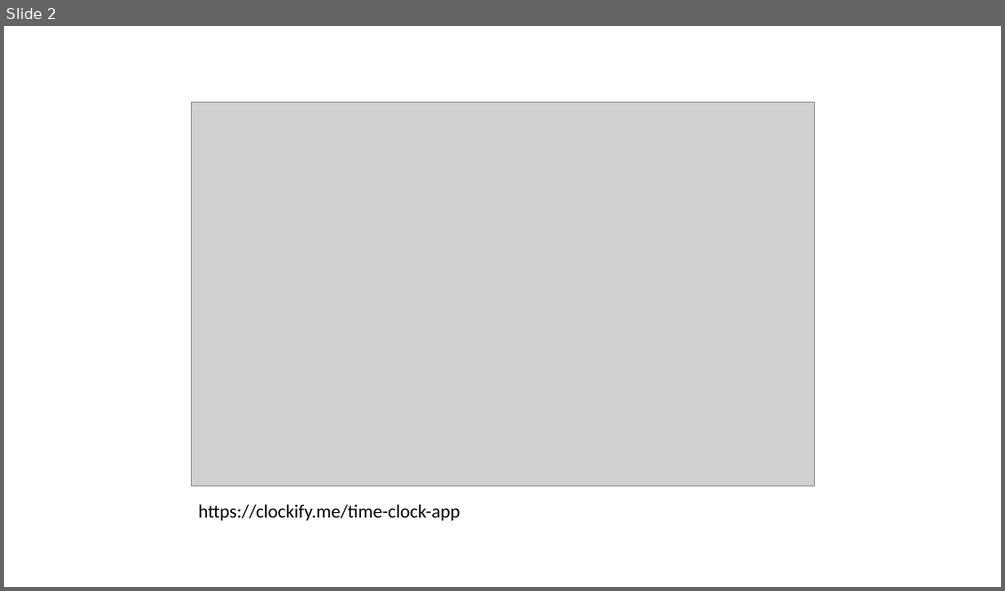
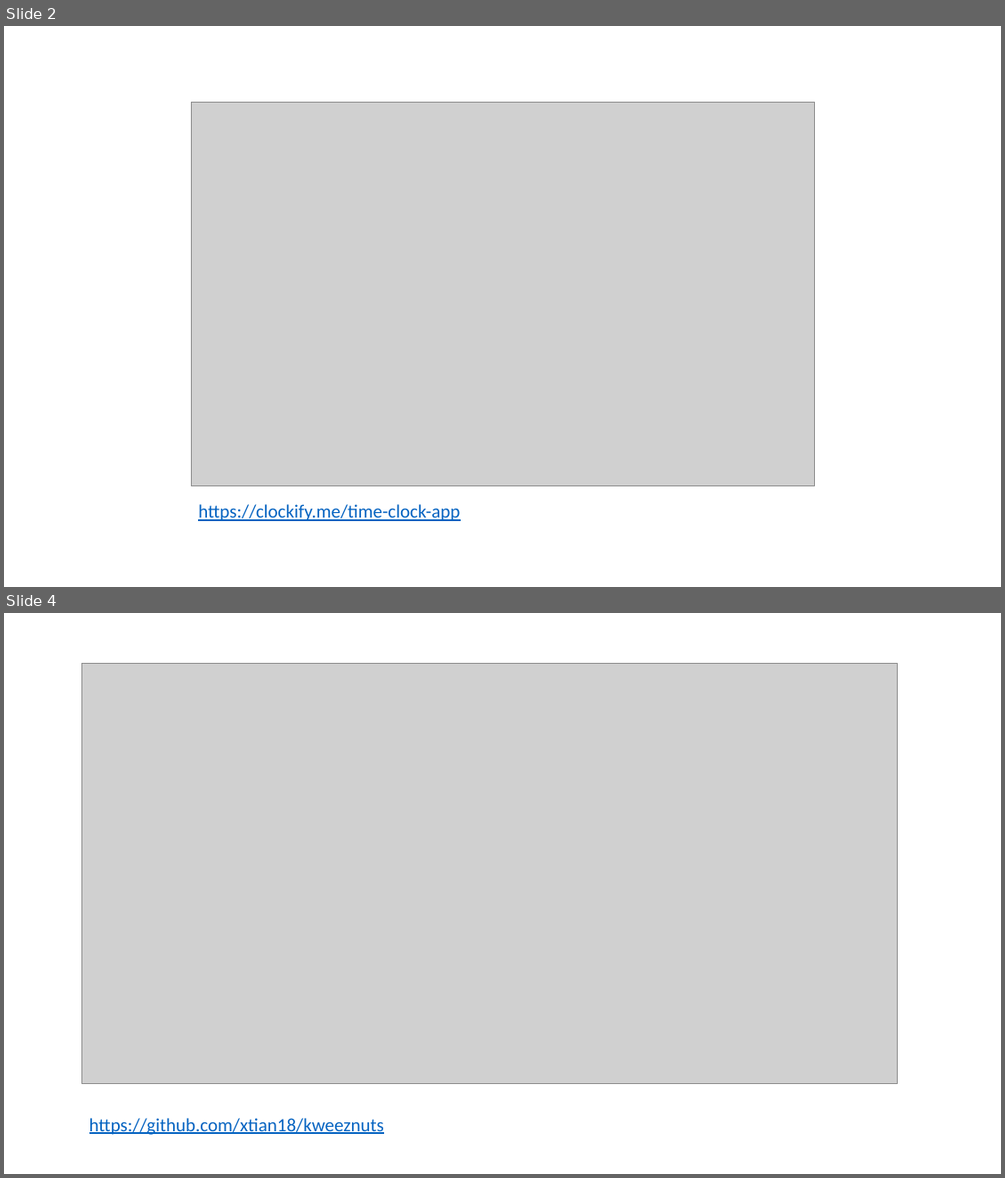
Before and after one commit to Iionsroar/lab-monitoring, a slide deck: ..frontend-references.pptx. Shown one above the other, each under a label of ours: slide 2 before the commit, slides 2 and 4 after it; the slides between them are not shown. The pictures are 1005x591 and 1005x1178 pixels, drawn with LibreOffice and Linux fonts; fonts in the diff are those of the drawing; grey boxes stand for pictures. Boxes give left, top, right and bottom in pixels: in the first picture for what was removed or moved away, otherwise in the second. Text is boxed around its words. In the diff, an @@ line names an element or a change of style, - is before the commit and + after.

```diff
--- a/..frontend-references.pptx
+++ b/..frontend-references.pptx
@@ slide 4 added at <box>4,613,1001,1174</box>, background #FFFFFF @@
@@ picture added at <box>81,663,897,1083</box> @@
@@ text added at <box>89,1118,384,1135</box>, 18 pt, text #0563C1, underline @@
+https://github.com/xtian18/kweeznuts
@@ slide 2 changed as well @@
@@ text "https://clockify.me/time-clock-app" at <box>198,504,460,521</box>: text colour #000000 to #0563C1, underline on @@
```
Also in this commit, not shown: 3 other slides added, 6 other files.
